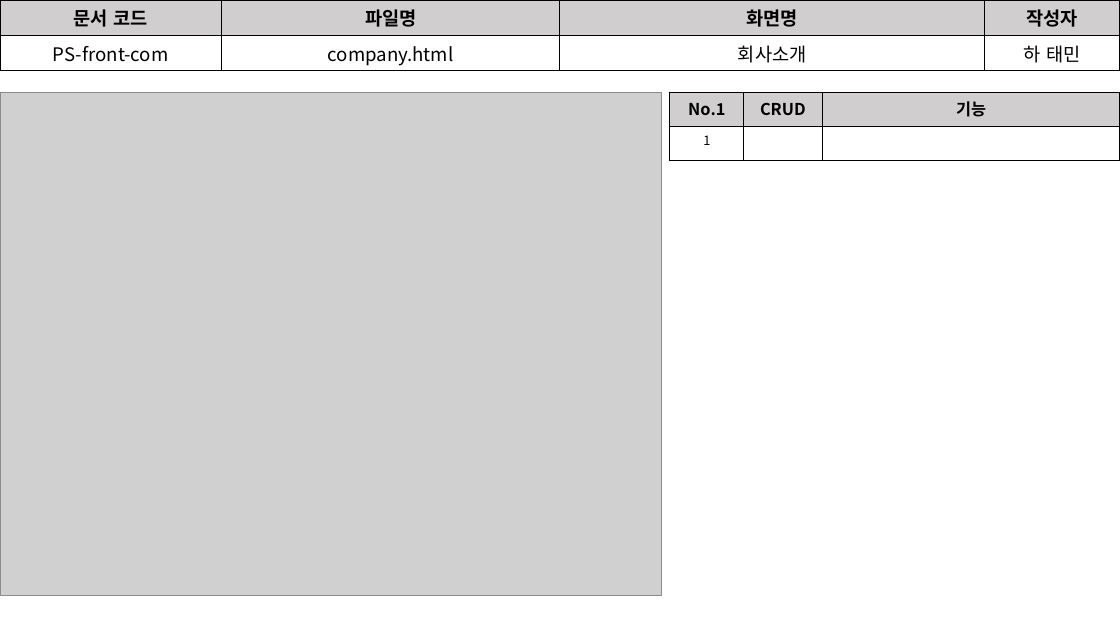
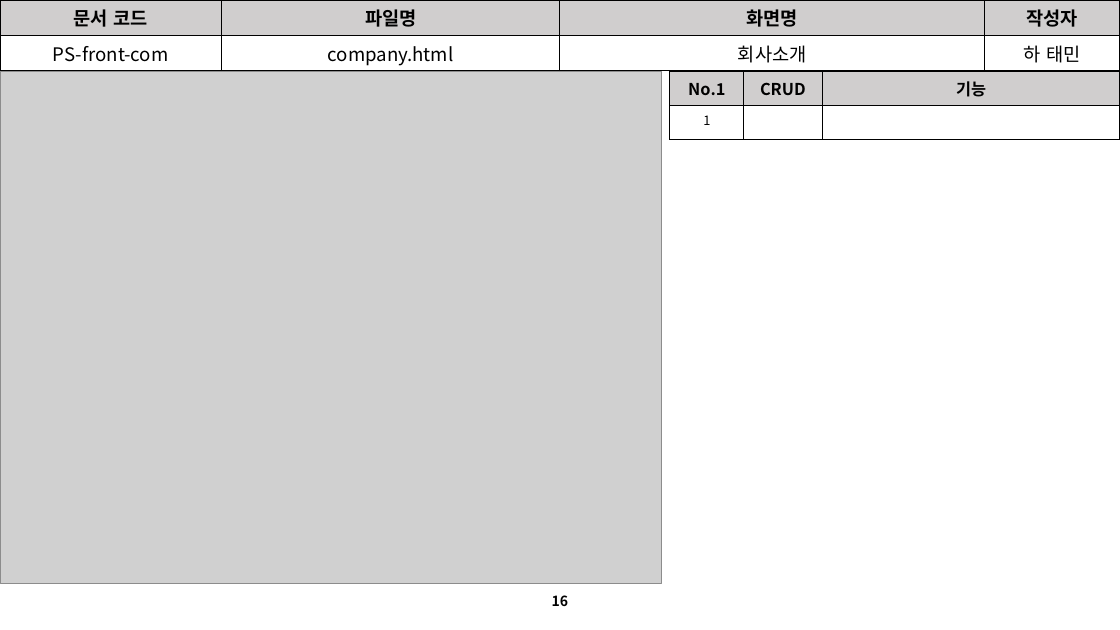
Before and after one commit to David-Ha-1217/Publisher_Portfolio, a slide deck: slide 16 of Documents/화면설계서.pptx (slide 15 before the commit). Drawn at 1120x630 pixels with LibreOffice and Linux fonts; fonts in the diff are those of the drawing; grey boxes stand for pictures. Boxes give left, top, right and bottom in pixels: in the first picture for what was removed or moved away, otherwise in the second. Text is boxed around its words. In the diff, an @@ line names an element or a change of style, - is before the commit and + after.

```diff
--- a/Documents/화면설계서.pptx
+++ b/Documents/화면설계서.pptx
@@ picture: place and size @@
-picture at bbox=[0, 92, 661, 596]
+picture at bbox=[0, 72, 661, 585]
@@ table: place and size @@
-table at bbox=[670, 92, 1120, 160]
+table at bbox=[670, 72, 1120, 140]
@@ page number added at bbox=[552, 595, 568, 606], 12 pt, text #000000, bold @@
+16
```
Also in this commit, not shown: 24 other slides changed, 3 slides added, 2 slides removed, 1 other file.
